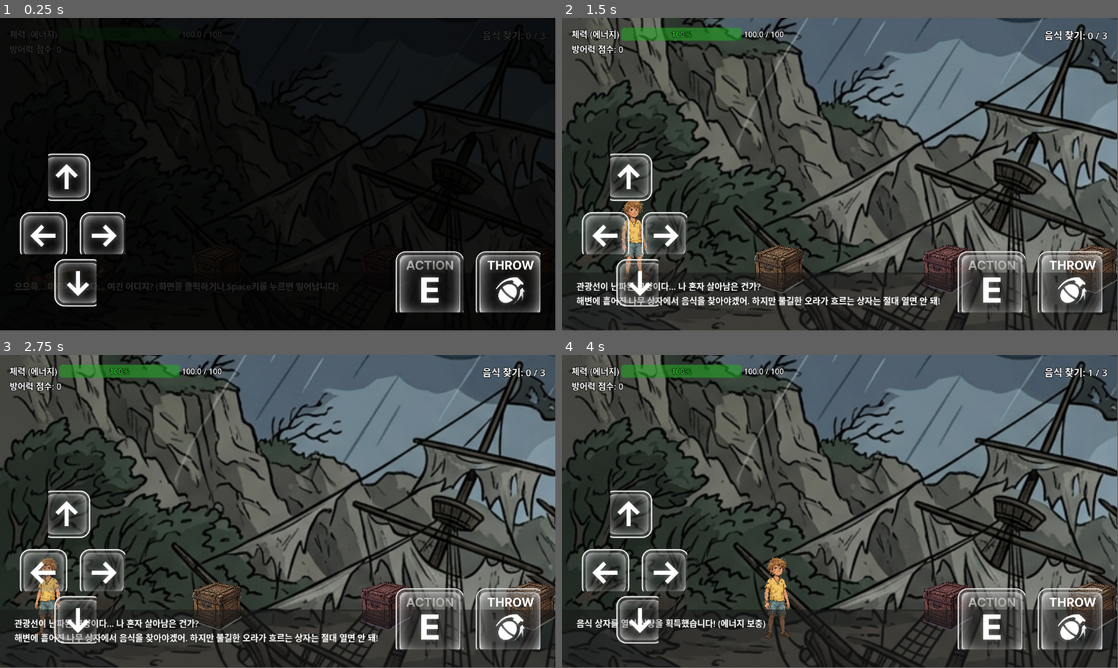
Above: before the commit, frames 1-4 (two rows, left to right).
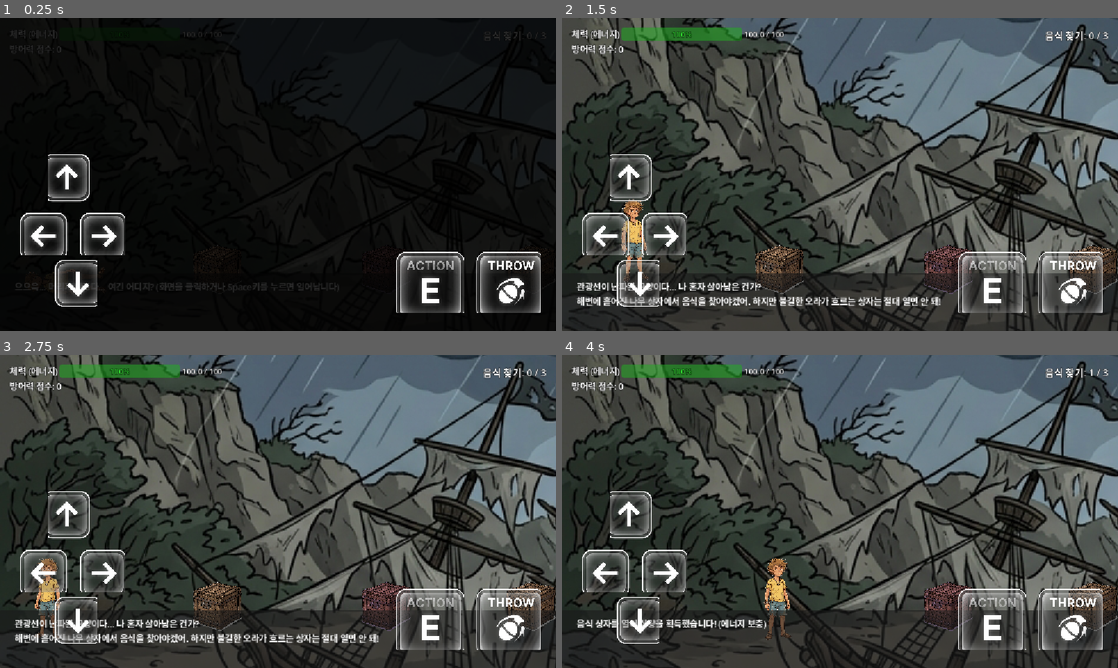
Above: after the commit, the same moments.

Repository: sangsang56348-svg/game
Game: Godot game, scene res://scenes/scene_1.tscn
Same seed, same stepped clock (60 frames per second), same inputs: the game is played once before the commit and once after it. Sound files missing from this copy of the repository are replaced by a short silence.
Inputs (mouse positions are in pixels of both pictures, inside the frame that each line leads up to):
- Up to frame 1 (0.25 s): no input
- Up to frame 2 (1.5 s): tap Enter (ui_accept) at 0.5, 0.77 s; move the mouse to (962, 158) at 0.52 s; hold E (interact) 0.53-1.28 s; hold Right (ui_right) from 0.53 s (still down); click (962, 158) at 0.67 s; move the mouse to (728, 190) at 1.27 s; tap E (interact) at 1.35 s
- Up to frame 3 (2.75 s): tap Enter (ui_accept) at 1.52 s; move the mouse to (333, 442) at 2.02 s; release Right (ui_right) at 2.03 s; hold Left (ui_left) from 2.03 s (still down); hold E (interact) from 2.03 s (still down)
- Up to frame 4 (4 s): move the mouse to (812, 574) at 2.77 s; release Left (ui_left) at 2.78 s; release E (interact) at 2.78 s; hold Right (ui_right) from 2.78 s (still down); tap E (interact) at 2.85 s; click (812, 574) at 2.92 s; tap Enter (ui_accept) at 3.02, 3.77 s; move the mouse to (1006, 558) at 3.52 s; hold E (interact) from 3.53 s (still down)
In our replay, the window is 799x449 before the commit and 800x450 after it. These sizes can differ from the game's own. Grey fills any space a smaller window leaves; there, only what the larger window draws over its background counts as a difference.

The runs differ from the first frame. In frame 1, 2.0% of the frame differs, in the area x 1-99%, y 3-95%; in frame 2, 9.0%, in the area x 0-100%, y 0-100%; in frame 3, 8.9%; in frame 4, 7.6%.

Commit message:
Fix web viewport stretching and increase QTE font size

Diff:
--- a/project.godot
+++ b/project.godot
@@ -27,6 +27,13 @@
 ]
 }
 
+[display]
+
+window/size/viewport_width=1152
+window/size/viewport_height=648
+window/stretch/mode="canvas_items"
+window/stretch/aspect="keep"
+
 [physics]
 
 3d/physics_engine="Jolt Physics"
--- a/scenes/scene_2.tscn
+++ b/scenes/scene_2.tscn
@@ -329,9 +329,9 @@
 offset_left = -180.0
 offset_top = 15.0
 offset_right = 180.0
-offset_bottom = 85.0
-grow_horizontal = 2
-theme_override_font_sizes/font_size = 20
+offset_bottom = 100.0
+grow_horizontal = 2
+theme_override_font_sizes/font_size = 36
 text = "순서대로 누르세요:
 ★ ★ ★"
 horizontal_alignment = 1
Binary file added: index.apple-touch-icon.png
Not shown, added: index.apple-touch-icon.png.import
Binary file added: index.icon.png
Not shown, added: index.icon.png.import
Binary file added: index.png
Not shown, added: index.png.import
Not shown, added: index.audio.position.worklet.js
Not shown, added: index.audio.worklet.js
Not shown, added: index.html
Not shown, added: index.js
Not shown, added: index.pck
Not shown, added: index.wasm
